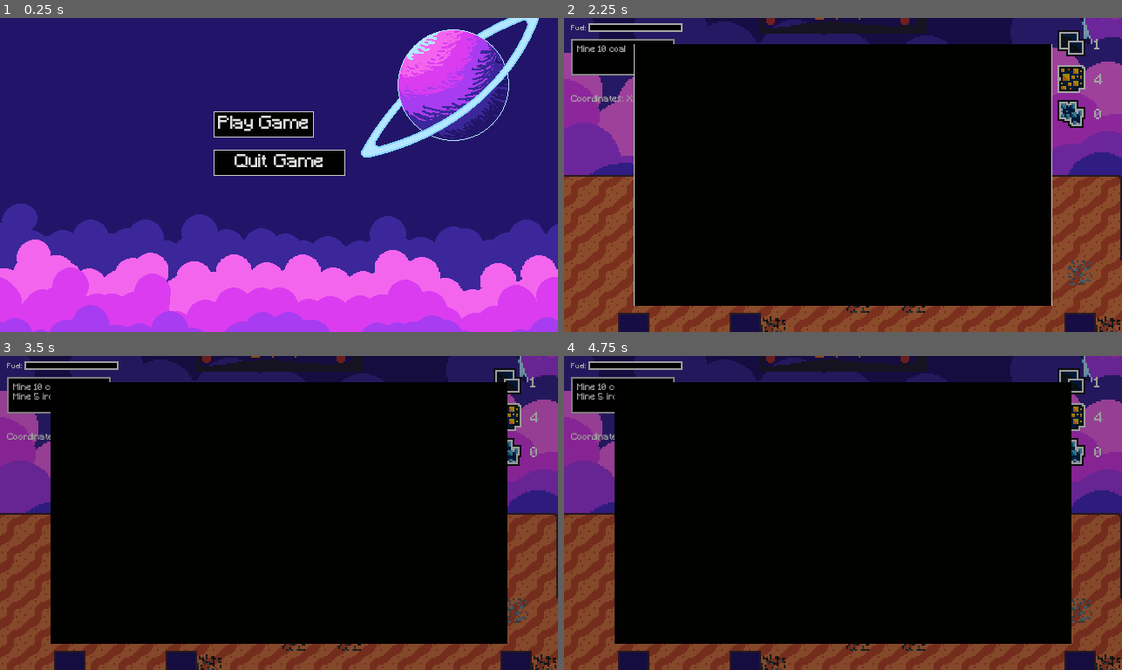
Above: before the commit, frames 1-4 (two rows, left to right).
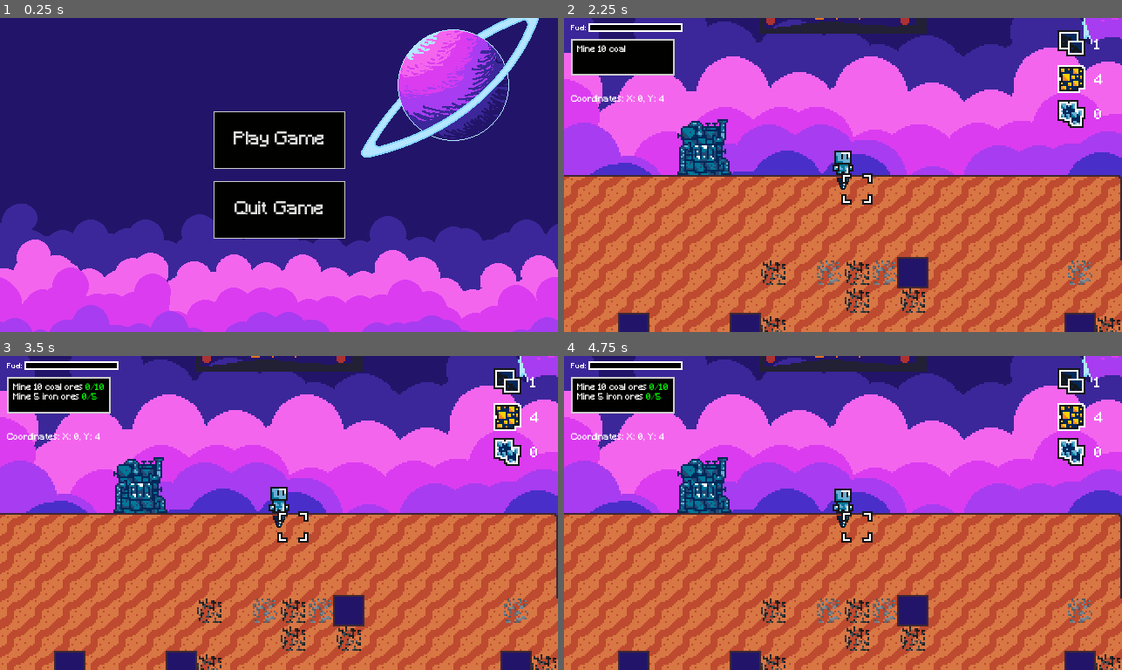
Above: after the commit, the same moments.

Repository: Renan-G-projec/A-Journey-Of-A-Robot
Game: Godot game, scene res://scenes/ui/menu.tscn
The game is run twice, just before and just after one commit, with the same random seed, the same clock (stepped at 60 frames per second) and the same inputs.
Inputs (mouse positions are in pixels of both pictures, inside the frame that each line leads up to):
- Up to frame 1 (0.25 s): no input
- Up to frame 2 (2.25 s): click "Play Game" at 0.5 s; tap Enter at 1.25 s; drag from (597, 55) to (843, 112) at 1.27 s; click "Inventory" at 2 s
- Up to frame 3 (3.5 s): click (279, 513) at 2.75 s, where only the run after the commit has a clickable "Tech Tree"
- Up to frame 4 (4.75 s): click (843, 513) at 3.5 s, where only the run after the commit has a clickable "Buildings"; click (843, 513) at 4.25 s, where only the run after the commit has a clickable "Crafting"

The runs differ from the first frame. In frame 1, 7.2% of the frame differs, in the area x 38-62%, y 29-71%; in frame 2, 96%; in frame 3, 97%, in the area x 0-100%, y 0-100%; in frame 4, 97%.

Commit message:
feat: Draggable container added to tech tree UI. AMDG

Diff:
--- a/assets/styles/menu_buttons.tres
+++ b/assets/styles/menu_buttons.tres
@@ -1,10 +1,10 @@
 [gd_resource type="StyleBoxFlat" format=3 uid="uid://ds5og857b17o8"]
 
 [resource]
-content_margin_left = 2.0
-content_margin_top = 2.0
-content_margin_right = 2.0
-content_margin_bottom = 2.0
+content_margin_left = 20.0
+content_margin_top = 20.0
+content_margin_right = 20.0
+content_margin_bottom = 20.0
 bg_color = Color(0.0033606587, 0.004811262, 0.00048203164, 1)
 border_width_left = 1
 border_width_top = 1
--- a/scenes/game/machine.tscn
+++ b/scenes/game/machine.tscn
@@ -165,9 +165,10 @@
 shape = SubResource("RectangleShape2D_ocxxs")
 
 [node name="InputPanel" parent="." unique_id=344237744 instance=ExtResource("4_16yxu")]
-offset_left = -16.0
+visible = false
+offset_left = -32.0
 offset_top = -48.0
-offset_right = 48.0
+offset_right = 32.0
 offset_bottom = 0.0
 input = SubResource("Resource_1071v")
 
--- a/scenes/ui/techtree.tscn
+++ b/scenes/ui/techtree.tscn
@@ -1,72 +1,37 @@
 [gd_scene format=3 uid="uid://c4nf3m3efiyqh"]
 
 [ext_resource type="PackedScene" uid="uid://chs5ip7fes88t" path="res://scenes/ui/techtree_node.tscn" id="1_8kas3"]
-[ext_resource type="Script" uid="uid://wipqk7nssg8e" path="res://scripts/ui/techtree.gd" id="1_uak1h"]
 [ext_resource type="Texture2D" uid="uid://bb8scfhg75f3b" path="res://assets/sprites/drillStage1TechTree.png" id="4_n3ral"]
 [ext_resource type="Texture2D" uid="uid://bo0kepnwkipta" path="res://assets/sprites/furnanceStage1TechTree.png" id="5_151rp"]
 
-[node name="Techtree" type="Control" unique_id=861137030]
+[node name="Techtree" type="Control" unique_id=922205304]
+custom_minimum_size = Vector2(40, 40)
 layout_mode = 3
-anchors_preset = 0
-offset_right = 112.0
-offset_bottom = 64.0
-script = ExtResource("1_uak1h")
+anchors_preset = 15
+anchor_right = 1.0
+anchor_bottom = 1.0
+grow_horizontal = 2
+grow_vertical = 2
 
 [node name="player_stage1" parent="." unique_id=2096825410 instance=ExtResource("1_8kas3")]
 layout_mode = 0
-offset_left = 100.0
-offset_top = 32.0
-offset_right = 120.0
-offset_bottom = 52.0
 theme_override_colors/icon_pressed_color = Color(0.21176471, 0.21568628, 0.21568628, 1)
 theme_override_colors/icon_hover_color = Color(0.827451, 0.827451, 0.827451, 1)
 
 [node name="drill_stage1" parent="player_stage1" unique_id=1304348069 instance=ExtResource("1_8kas3")]
 layout_mode = 0
-offset_left = -48.0
-offset_right = -28.0
-offset_bottom = 20.0
-theme_override_colors/icon_pressed_color = Color(0.21176471, 0.21568628, 0.21568628, 1)
-theme_override_colors/icon_hover_color = Color(0.827451, 0.827451, 0.827451, 1)
-disabled = true
-icon = ExtResource("4_n3ral")
-
-[node name="drill_stage2" parent="player_stage1" unique_id=1700354552 instance=ExtResource("1_8kas3")]
-layout_mode = 0
-offset_top = -50.0
-offset_right = 20.0
-offset_bottom = -30.0
+offset_top = 34.0
+offset_bottom = 54.0
 theme_override_colors/icon_pressed_color = Color(0.21176471, 0.21568628, 0.21568628, 1)
 theme_override_colors/icon_hover_color = Color(0.827451, 0.827451, 0.827451, 1)
 disabled = true
 icon = ExtResource("4_n3ral")
 
 [node name="furnance_stage1" parent="player_stage1" unique_id=1097369655 instance=ExtResource("1_8kas3")]
-layout_mode = 0
-offset_left = 49.0
-offset_right = 69.0
-offset_bottom = 20.0
+layout_mode = 1
+offset_left = 40.0
+offset_right = 60.0
 theme_override_colors/icon_pressed_color = Color(0.21176471, 0.21568628, 0.21568628, 1)
 theme_override_colors/icon_hover_color = Color(0.827451, 0.827451, 0.827451, 1)
 disabled = true
 icon = ExtResource("5_151rp")
-
-[node name="drill_stage3" parent="player_stage1/furnance_stage1" unique_id=2037954130 instance=ExtResource("1_8kas3")]
-layout_mode = 0
-offset_top = -50.0
-offset_right = 20.0
-offset_bottom = -30.0
-theme_override_colors/icon_pressed_color = Color(0.21176471, 0.21568628, 0.21568628, 1)
-theme_override_colors/icon_hover_color = Color(0.827451, 0.827451, 0.827451, 1)
-disabled = true
-icon = ExtResource("4_n3ral")
-
-[node name="drill_stage4" parent="player_stage1/furnance_stage1" unique_id=1535528447 instance=ExtResource("1_8kas3")]
-layout_mode = 0
-offset_top = -50.0
-offset_right = 20.0
-offset_bottom = -30.0
-theme_override_colors/icon_pressed_color = Color(0.21176471, 0.21568628, 0.21568628, 1)
-theme_override_colors/icon_hover_color = Color(0.827451, 0.827451, 0.827451, 1)
-disabled = true
-icon = ExtResource("4_n3ral")
--- a/scenes/ui/techtree_node.tscn
+++ b/scenes/ui/techtree_node.tscn
@@ -19,8 +19,9 @@
 expand_margin_bottom = 3.0
 
 [node name="TechtreeNode" type="Button" unique_id=2096825410]
-offset_right = 16.0
-offset_bottom = 16.0
+custom_maximum_size = Vector2(20, 20)
+offset_right = 20.0
+offset_bottom = 20.0
 theme_override_colors/icon_focus_color = Color(0.21176471, 0.21568628, 0.21568628, 1)
 theme_override_colors/icon_pressed_color = Color(0.827451, 0.827451, 0.827451, 1)
 theme_override_styles/normal = SubResource("StyleBoxFlat_ggpi4")
--- a/scenes/ui/techtree_scene.tscn
+++ b/scenes/ui/techtree_scene.tscn
@@ -1,36 +1,35 @@
 [gd_scene format=3 uid="uid://hx00a0a61yb3"]
 
-[ext_resource type="Script" uid="uid://bftk4itewiwoe" path="res://scripts/ui/techtree_scene.gd" id="1_1x505"]
+[ext_resource type="Script" uid="uid://cn4gwdsfsbxev" path="res://scripts/ui/scroll_container.gd" id="1_xoi5o"]
 [ext_resource type="PackedScene" uid="uid://c4nf3m3efiyqh" path="res://scenes/ui/techtree.tscn" id="2_1x505"]
 
-[node name="MarginContainer" type="MarginContainer" unique_id=2062859002]
-anchors_preset = -1
-anchor_right = 0.156
-anchor_bottom = 0.178
-offset_right = 0.15999603
-offset_bottom = -0.08000183
+[node name="TechTreeUI" type="Control" unique_id=895753709]
+layout_mode = 3
+anchors_preset = 15
+anchor_right = 1.0
+anchor_bottom = 1.0
 grow_horizontal = 2
 grow_vertical = 2
-script = ExtResource("1_1x505")
+mouse_filter = 1
 
-[node name="SubViewportContainer" type="SubViewportContainer" parent="." unique_id=686320819]
-layout_mode = 2
+[node name="ScrollContainer" type="Control" parent="." unique_id=826988371]
+clip_contents = true
+layout_mode = 1
+anchors_preset = 4
+anchor_top = 0.5
+anchor_bottom = 0.5
+offset_left = 52.0
+offset_top = -128.0
+offset_right = 264.0
+offset_bottom = 128.0
+grow_vertical = 2
+mouse_default_cursor_shape = 13
+script = ExtResource("1_xoi5o")
 
-[node name="SubViewport" type="SubViewport" parent="SubViewportContainer" unique_id=411035646]
-handle_input_locally = false
-size = Vector2i(100, 64)
-render_target_update_mode = 4
-
-[node name="Techtree" parent="SubViewportContainer/SubViewport" unique_id=861137030 instance=ExtResource("2_1x505")]
-anchors_preset = -1
-anchor_right = 0.8
-anchor_bottom = 0.42700002
-offset_right = 20.0
-offset_bottom = 28.671999
-grow_horizontal = 2
-grow_vertical = 2
-
-[node name="Camera2D" type="Camera2D" parent="SubViewportContainer/SubViewport" unique_id=380389726]
-anchor_mode = 0
-
-[connection signal="resized" from="SubViewportContainer" to="." method="_on_sub_viewport_container_resized"]
+[node name="Techtree" parent="ScrollContainer" unique_id=922205304 instance=ExtResource("2_1x505")]
+layout_mode = 0
+anchors_preset = 0
+anchor_right = 0.0
+anchor_bottom = 0.0
+offset_right = 40.0
+offset_bottom = 40.0
--- /dev/null
+++ b/scripts/ui/scroll_container.gd
@@ -0,0 +1,13 @@
+# Ad Maiorem Dei Gloriam!
+extends Control
+
+@onready var tech_tree: Control = $Techtree
+
+var dragging: bool = false
+
+func _input(event: InputEvent) -> void:
+	if event is InputEventMouseButton:
+		if event.button_index == MOUSE_BUTTON_LEFT:
+			dragging = event.pressed
+	elif event is InputEventMouseMotion && dragging:
+		tech_tree.position += event.relative
--- a/scripts/ui/techtree.gd
+++ /dev/null
@@ -1 +0,0 @@
-extends Control
--- a/scripts/ui/techtree_scene.gd
+++ /dev/null
@@ -1,15 +0,0 @@
-extends MarginContainer
-
-
-# Called when the node enters the scene tree for the first time.
-func _ready() -> void:
-	$SubViewportContainer/SubViewport.size = $SubViewportContainer.size
-
-# Called every frame. 'delta' is the elapsed time since the previous frame.
-func _process(delta: float) -> void:
-	if Input.is_action_just_pressed("OpenTechTree"):
-		get_tree().change_scene_to_file("res://scenes/game/main_game.tscn")
-
-
-func _on_sub_viewport_container_resized() -> void:
-	$SubViewportContainer/SubViewport.size = $SubViewportContainer.size# Replace with function body.
Not shown, added: scripts/ui/scroll_container.gd.uid
Not shown, removed: scripts/ui/techtree.gd.uid
Not shown, removed: scripts/ui/techtree_scene.gd.uid
